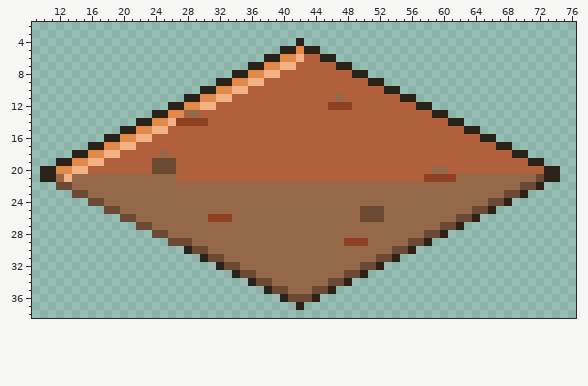
Pixel-art file -- mars/art/sources/terrain/base_soil.aseprite. This is how it looked before the edit.
84x42 pixels, 1 frame. Shown: x 9..76, y 2..38.
The result:
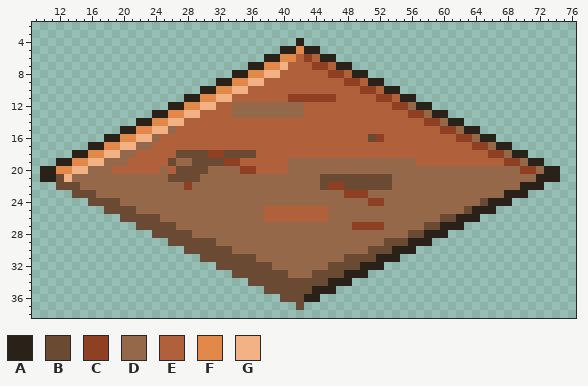
Palette (. is transparent): A #2a2118  B #6b4a33  C #8f3f22  D #96684a  E #b0603a  F #e2894a  G #f2b285
The exact change:
--- layers "Embedded stones", "Soil clusters", "Regolith face"
@@ x 9..76 @@
  5 ...............................AAFAA................................
- 6 .............................AAFFGEEAA..............................
- 7 ...........................AAFFGGEEEEEAA............................
- 8 .........................AAFFGGEEEEEEEEEAA..........................
- 9 .......................AAFFGGEEEEEEEEEEEEEAA........................
-10 .....................AAFFGGEEEEEEEEEEEEEEEEEAA......................
-11 ...................AAFFGGEEEEEEEEEEEEEDEEEEEEEAA....................
-12 .................AAFFGGEEEEEEEEEEEEEECCCEEEEEEEEAA..................
-13 ...............AAFFDDEEEEEEEEEEEEEEEEEEEEEEEEEEEEEAA................
-14 .............AAFFGCCCCEEEEEEEEEEEEEEEEEEEEEEEEEEEEEEAA..............
-15 ...........AAFFGGEEEEEEEEEEEEEEEEEEEEEEEEEEEEEEEEEEEEEAA............
-16 .........AAFFGGEEEEEEEEEEEEEEEEEEEEEEEEEEEEEEEEEEEEEEEEEAA..........
-17 .......AAFFGGEEEEEEEEEEEEEEEEEEEEEEEEEEEEEEEEEEEEEEEEEEEEEAA........
-18 .....AAFFGGEEEEEDEEEEEEEEEEEEEEEEEEEEEEEEEEEEEEEEEEEEEEEEEEEAA......
-19 ...AAFFGGEEEEEEBBBEEEEEEEEEEEEEEEEEEEEEEEEEEEEEEEEEEEEEEEEEEEEAA....
-20 .AAFFGGEEEEEEEEBBBEEEEEEEEEEEEEEEEEEEEEEEEEEEEEEEEDDEEEEEEEEEEEEAA..
-21 .AADGDDDDDDDDDDDDDEEEEEEEEEEEEEEEEEEEEEEEEEEEEEEECCCCDDDDDDDDDDBAA..
-22 ...BBDDDDDDDDDDDDDDDDDDDDDDDDDDDDDDDDDDDDDDDDDDDDDDDDDDDDDDDDBBA....
-23 .....BBDDDDDDDDDDDDDDDDDDDDDDDDDDDDDDDDDDDDDDDDDDDDDDDDDDDDBBA......
-24 .......BBDDDDDDDDDDDDDDDDDDDDDDDDDDDDDDDDDDDDDDDDDDDDDDDDBBA........
-25 .........BBDDDDDDDDDDDDDDDDDDDDDDDDDDDDDDBBBDDDDDDDDDDDBBA..........
-26 ...........BBDDDDDDDDDCCCDDDDDDDDDDDDDDDDBBBDDDDDDDDDBBA............
-27 .............BBDDDDDDDDDDDDDDDDDDDDDDDDDDDDDDDDDDDDBBA..............
-28 ...............BBDDDDDDDDDDDDDDDDDDDDDDDDDDDDDDDDBBA................
-29 .................BBBDDDDDDDDDDDDDDDDDDDCCCDDDDDBBA..................
-30 ...................ABBDDDDDDDDDDDDDDDDDDDDDDDBBA....................
-31 .....................ABBDDDDDDDDDDDDDDDDDDDBBA......................
-32 .......................ABBDDDDDDDDDDDDDDDBBA........................
-33 .........................ABBDDDDDDDDDDDBBA..........................
-34 ...........................ABBDDDDDDDBBA............................
-35 .............................ABBDDDBBA..............................
-36 ...............................ABBBA................................
-37 .................................A..................................
+ 6 .............................AAFFECEAA..............................
+ 7 ...........................AAFFGEEECCEAA............................
+ 8 .........................AAFFGGEEEEEECCEAA..........................
+ 9 .......................AAFFGGEEEEEEEEEECCEAA........................
+10 .....................AAFFGGEEEEEEEEEEEEEECCEAA......................
+11 ...................AAFFGGEEEEEEECCCCCCEEEEECCEAA....................
+12 .................AAFFGGEEDDDDDDDDDEEEEEEEEEEECCDAA..................
+13 ...............AAFFGGEEEEDDDDDDDDDEEEEEEEEEEEEECCDAA................
+14 .............AAFFGGEEEEEEEEEEEEEEEEEEEEEEEEEEEEEECCDAA..............
+15 ...........AAFFGGDEEEEEEEEEEEEEEEEEEEEEEEEEEEEEEEEECCDAA............
+16 .........AAFFGGDEEEEEEEEEEEEEEEEEEEEEEEEEEBCEEEEEEEEECCDAA..........
+17 .......AAFFGGDDEEEEEEEEEEEEEEEEEEEEEEEEEEEEEEEEEEEEEEEECCDAA........
+18 .....AAFFGGDDEEEEEBBBBCCBBBBEEEEEEEEEEEEEEEEEEEEEEEEEEEEECCDAA......
+19 ...AAFFGGDDDEEEEEBDDBBBBCCEEEEEEDDDDDDDDDDDDDDDDEEEEEEEEEEECCDAA....
+20 .AAFFGGDDDEEEEEEDEBBBBDDDDCCEEEEDDDDDDDDDDDDDDDDDDDDDDDDDDDDDCCDAA..
+21 .AABGDDDDDDDDDDDDBBBBDDDDDDDDDDDDDDDBBBBBBBBBDDDDDDDDDDDDDDDDDDAAA..
+22 ...BBBDDDDDDDDDDDDDCDDDDDDDDDDDDDDDDBCCBBBBBBDDDDDDDDDDDDDDDDAAA....
+23 .....BBBDDDDDDDDDDDDDDDDDDDDDDDDDDDDDDDCCCDDDDDDDDDDDDDDDDDAAA......
+24 .......BBBBDDDDDDDDDDDDDDDDDDDDDDDDDDDDDDDCCDDDDDDDDDDDDBAAA........
+25 .........BBBBDDDDDDDDDDDDDDDDEEEEEEEEDDDDDDDDDDDDDDDDDBAAA..........
+26 ...........BBBBBDDDDDDDDDDDDDEEEEEEEEDDDDDDDDDDDDDDBBAAA............
+27 .............BBBBBDDDDDDDDDDDDDDDDDDDDDDCCCCDDDDDBBAAA..............
+28 ...............BBBBBDDDDDDDDDDDDDDDDDDDDDDDDDDDBBAAA................
+29 .................BBBBBBDDDDDDDDDDDDDDDDDDDDDBBBAAA..................
+30 ...................BBBBBBDDDDDDDDDDDDDDDDDBBBAAA....................
+31 .....................BBBBBBBDDDDDDDDDDDBBBBAAA......................
+32 .......................BBBBBBBDDDDDDDBBBBAAA........................
+33 .........................BBBBBBBDDDBBBBAAA..........................
+34 ...........................BBBBBBBBBBAAA............................
+35 .............................BBBBBBAAA..............................
+36 ...............................BBBAA................................
+37 .................................B..................................
 38 ....................................................................
Pixel boxes of the changes (left, top, right, bottom) in both pictures:
changed: (56, 54, 544, 310)
